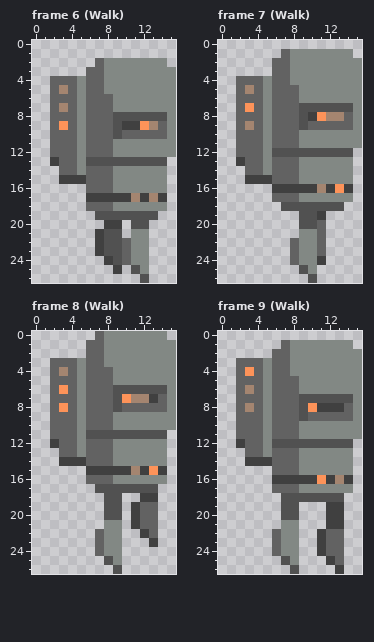
Pixel-art file, stored at Assets/Sprites/MeleeRobot/MeleeRobot.aseprite. This is how it looked before the edit.
16x27 pixels, 12 frames. Colours within 5 levels of each other are drawn and written as one. Shown: frame 6 (Walk), frame 7 (Walk), frame 8 (Walk), frame 9 (Walk). The commit also changed other frames, which this record leaves out.
Once edited:
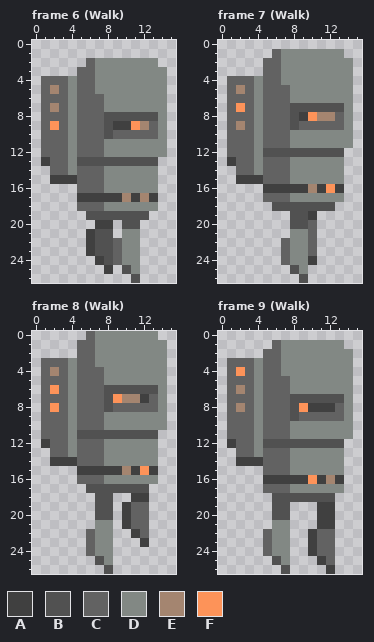
Palette (. is transparent): A #404040  B #515151  C #626262  D #828884  E #a48570  F #fd9359
Changes in this commit:
Frame 6 (Walk):
y 2: x 6..7 .C -> CD; x 14 D -> .
y 3: x 5 . -> C; x 7 C -> D; x 15 D -> .
y 4: x 1 . -> C; x 4..5 CD -> DC; x 7 C -> D; x 15 D -> .
y 5: x 1..5 .CECD -> CECDC; x 7 C -> D; x 15 D -> .
y 6: x 1 . -> C; x 4..5 CD -> DC; x 8 C -> D; x 15 D -> .
y 7: x 1..5 .CECD -> CECDC; x 8 C -> D; x 15 D -> .
y 8: x 1 . -> C; x 4..5 CD -> DC; x 8 C -> B; x 14..15 BD -> D.
y 9: x 1..5 .CFCD -> CFCDC; x 8..9 CB -> BA; x 11..15 AFECD -> FECD.
y 10: x 1 . -> C; x 4..5 CD -> DC; x 8..9 CB -> BC; x 14..15 CD -> D.
y 11..12: x 1 . -> C; x 4..5 CD -> DC; x 8 C -> D; x 15 D -> .
y 13: x 1..2 .A -> AC; x 4..5 CD -> DB; x 14 B -> .
y 14: x 2 . -> C; x 4..5 CD -> DC; x 8 C -> D; x 14 D -> .
y 15: x 2 . -> A; x 5 A -> C; x 8 C -> D; x 14 D -> .
y 16: x 5 . -> C; x 8 C -> D; x 14 D -> .
y 17: x 5 . -> A; x 10..14 AEAEA -> EAEA.
y 18: x 5 . -> C; x 8 C -> D; x 14 D -> .
y 19: x 6 . -> B; x 13 B -> .
y 20: x 7 . -> A; x 9..10 A. -> .B; x 12 B -> .
y 21: x 6..7 .A -> AB; x 9..10 B. -> .D; x 12 D -> .
y 22..23: x 6..7 .A -> AB; x 9..10 BC -> CD; x 12 D -> .
y 24: x 7..10 .ABC -> ABCD; x 12 D -> .
y 25: x 8..12 .A.BD -> A.BD.
y 26: x 11..12 .B -> B.
Frame 7 (Walk):
y 1: x 6..7 .C -> CD; x 14 D -> .
y 2..3: x 5 . -> C; x 7 C -> D; x 15 D -> .
y 4: x 1 . -> C; x 4..5 CD -> DC; x 7 C -> D; x 15 D -> .
y 5: x 1..5 .CECD -> CECDC; x 8 C -> D; x 15 D -> .
y 6: x 1 . -> C; x 4..5 CD -> DC; x 8 C -> D; x 15 D -> .
y 7: x 1..5 .CFCD -> CFCDC; x 8 C -> B; x 14..15 BD -> D.
y 8: x 1 . -> C; x 4..5 CD -> DC; x 8..11 CBAF -> BAFE; x 13..15 ECD -> CD.
y 9: x 1..5 .CECD -> CECDC; x 8..9 CB -> BC; x 14..15 CD -> D.
y 10..11: x 1 . -> C; x 4..5 CD -> DC; x 8 C -> D; x 15 D -> .
y 12: x 1 . -> C; x 4..5 CD -> DB; x 14 B -> .
y 13: x 1..2 .A -> AC; x 4..5 CD -> DC; x 8 C -> D; x 14 D -> .
y 14: x 2 . -> C; x 4..5 CD -> DC; x 8 C -> D; x 14 D -> .
y 15: x 2 . -> A; x 5 A -> C; x 8 C -> D; x 14 D -> .
y 16: x 5 . -> A; x 10..14 AEAFA -> EAFA.
y 17: x 5 . -> C; x 8 C -> D; x 14 D -> .
y 18: x 6 . -> B; x 13 B -> .
y 19: x 8 . -> B; x 10..11 BA -> A.
y 20: x 8 . -> B; x 10..11 BC -> C.
y 21: x 8 . -> D; x 10..11 DC -> C.
y 22..23: x 7..8 .C -> CD; x 10..11 DC -> C.
y 24: x 7..8 .C -> CD; x 10..11 DA -> A.
y 25: x 8..10 .BD -> BD.
y 26: x 9..10 .B -> B.
Frame 8 (Walk):
y 0: x 6..7 .C -> CD; x 14 D -> .
y 1..2: x 5 . -> C; x 7 C -> D; x 15 D -> .
y 3: x 1 . -> C; x 4..5 CD -> DC; x 7 C -> D; x 15 D -> .
y 4: x 1..5 .CECD -> CECDC; x 8 C -> D; x 15 D -> .
y 5: x 1 . -> C; x 4..5 CD -> DC; x 8 C -> D; x 15 D -> .
y 6: x 1..5 .CFCD -> CFCDC; x 8 C -> B; x 14..15 BD -> D.
y 7: x 1 . -> C; x 4..5 CD -> DC; x 8..10 CBF -> BFE; x 12..15 EACD -> ACD.
y 8: x 1..5 .CFCD -> CFCDC; x 8..9 CB -> BC; x 14..15 CD -> D.
y 9..10: x 1 . -> C; x 4..5 CD -> DC; x 8 C -> D; x 15 D -> .
y 11: x 1 . -> C; x 4..5 CD -> DB; x 14 B -> .
y 12: x 1..2 .A -> AC; x 4..5 CD -> DC; x 8 C -> D; x 14 D -> .
y 13: x 2 . -> C; x 4..5 CD -> DC; x 8 C -> D; x 14 D -> .
y 14: x 2 . -> A; x 5 A -> C; x 8 C -> D; x 14 D -> .
y 15: x 5 . -> A; x 10..14 AEAFA -> EAFA.
y 16: x 5 . -> C; x 8 C -> D; x 14 D -> .
y 17: x 6 . -> B; x 13 B -> .
y 18: x 7 . -> B; x 9 B -> .; x 11 . -> A; x 13 A -> .
y 19..20: x 7 . -> B; x 9..11 B.A -> .AC; x 13 C -> .
y 21: x 7 . -> D; x 9..11 D.A -> .AC; x 13 C -> .
y 22: x 6..7 .C -> CD; x 9 D -> .; x 11..13 .AC -> AC.
y 23: x 6..7 .C -> CD; x 9 D -> .; x 12..13 .A -> A.
y 24: x 6..7 .C -> CD; x 9 D -> .
y 25: x 7..9 .BD -> BD.
y 26: x 8..9 .B -> B.
Frame 9 (Walk):
y 1: x 6..7 .C -> CD; x 14 D -> .
y 2: x 5 . -> C; x 7 C -> D; x 15 D -> .
y 3: x 1 . -> C; x 4..5 CD -> DC; x 7 C -> D; x 15 D -> .
y 4: x 1..5 .CFCD -> CFCDC; x 7 C -> D; x 15 D -> .
y 5: x 1 . -> C; x 4..5 CD -> DC; x 8 C -> D; x 15 D -> .
y 6: x 1..5 .CECD -> CECDC; x 8 C -> D; x 15 D -> .
y 7: x 1 . -> C; x 4..5 CD -> DC; x 8 C -> B; x 14..15 BD -> D.
y 8: x 1..5 .CECD -> CECDC; x 8..10 CBF -> BFA; x 13..15 ACD -> CD.
y 9: x 1 . -> C; x 4..5 CD -> DC; x 8..9 CB -> BC; x 14..15 CD -> D.
y 10..11: x 1 . -> C; x 4..5 CD -> DC; x 8 C -> D; x 15 D -> .
y 12: x 1..2 .A -> AC; x 4..5 CD -> DB; x 14 B -> .
y 13: x 2 . -> C; x 4..5 CD -> DC; x 8 C -> D; x 14 D -> .
y 14: x 2 . -> A; x 5 A -> C; x 8 C -> D; x 14 D -> .
y 15: x 5 . -> C; x 8 C -> D; x 14 D -> .
y 16: x 5 . -> A; x 10..14 AFAEA -> FAEA.
y 17: x 5 . -> C; x 8 C -> D; x 14 D -> .
y 18: x 6 . -> B; x 13 B -> .
y 19..20: x 6 . -> B; x 8 B -> .; x 11 . -> A; x 13 A -> .
y 21: x 6 . -> D; x 8 D -> .; x 11 . -> A; x 13 A -> .
y 22..24: x 5..6 .C -> CD; x 8 D -> .; x 10..11 .A -> AC; x 13 C -> .
y 25: x 6..8 .BD -> BD.; x 11..13 .AC -> AC.
y 26: x 7..8 .B -> B.; x 12..13 .A -> A.
Where, in picture pixels (left, top, right, bottom), the same in both pictures:
changed: (41, 58, 176, 283)
changed: (227, 49, 362, 283)
changed: (41, 331, 176, 574)
changed: (227, 340, 362, 574)
